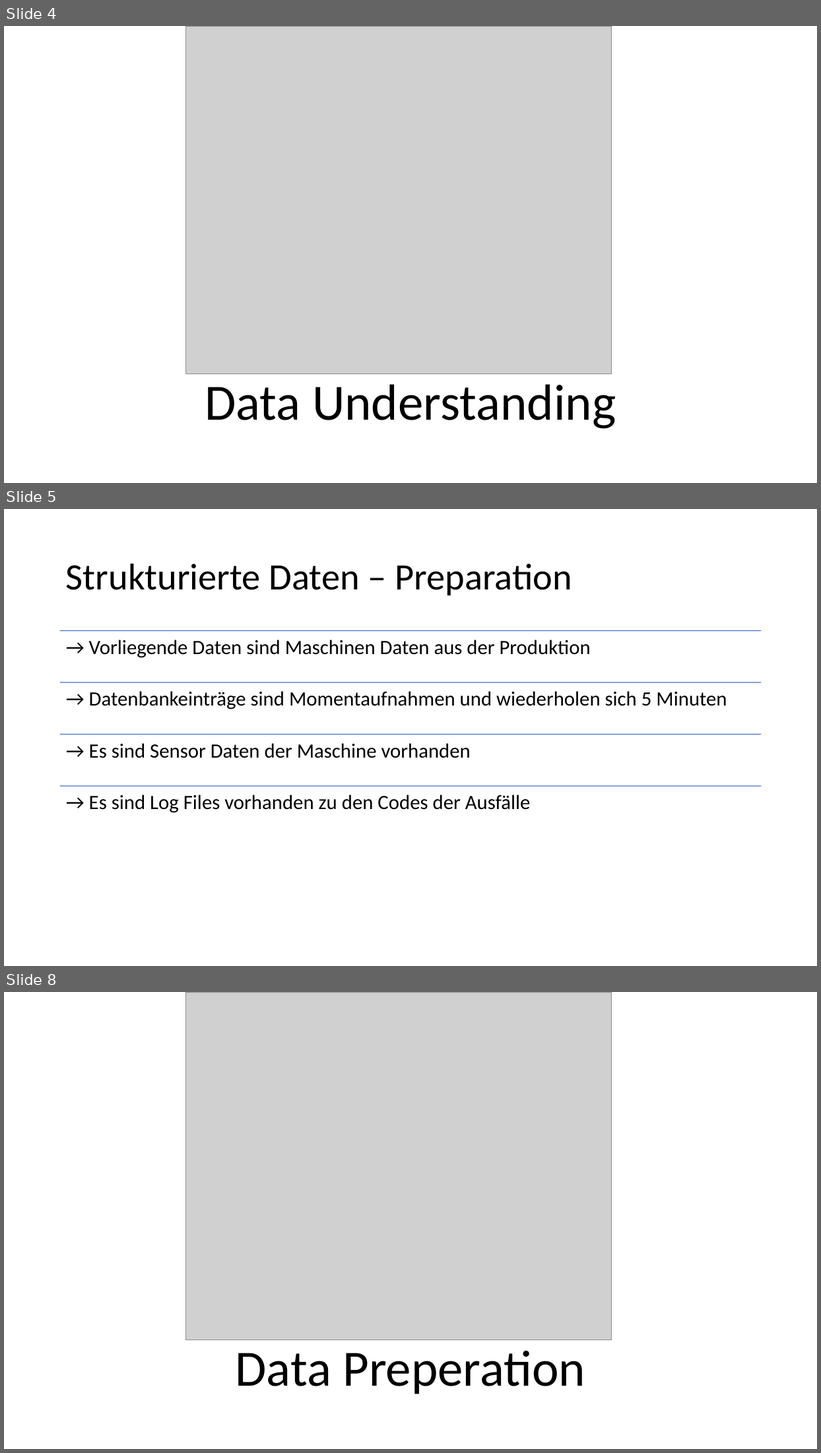
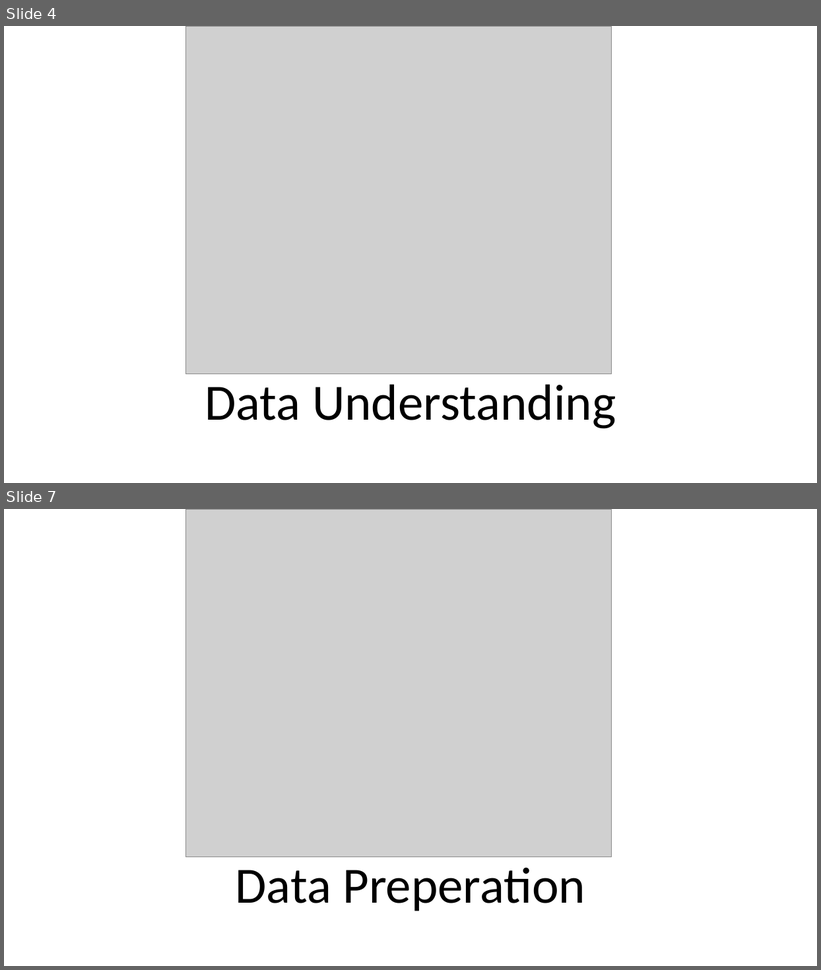
Before and after one commit to Flitschi7/big-data-management, a slide deck: Organisational/Dokumentation HHZ Rocket Project.pptx. Shown one above the other, each under a label of ours: slides 4, 5 and 8 before the commit, slides 4 and 7 after it; the slides between them are not shown. The pictures are 821x1453 and 821x970 pixels, drawn with LibreOffice and Linux fonts; fonts in the diff are those of the drawing; grey boxes stand for pictures. Boxes give left, top, right and bottom in pixels: in the first picture for what was removed or moved away, otherwise in the second. Text is boxed around its words. In the diff, an @@ line names an element or a change of style, - is before the commit and + after.

```diff
--- a/Organisational/Dokumentation HHZ Rocket Project.pptx
+++ b/Organisational/Dokumentation HHZ Rocket Project.pptx
@@ slide 5 removed at (4, 509, 817, 966), background #FFFFFF @@
@@ title removed at (66, 563, 572, 595) @@
-Strukturierte Daten – Preparation
@@ group removed at (60, 631, 762, 813): 4 lines, 4 texts @@
-→ Vorliegende Daten sind Maschinen Daten aus der Produktion
-→ Datenbankeinträge sind Momentaufnahmen und wiederholen sich 5 Minuten
-→ Es sind Sensor Daten der Maschine vorhanden
-→ Es sind Log Files vorhanden zu den Codes der Ausfälle
@@ what was slide 8 is now slide 7 @@
```
Also in this commit, not shown: 4 slides changed, 1 other file.
